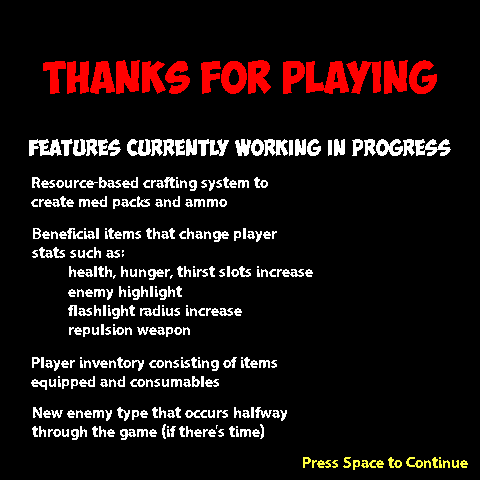
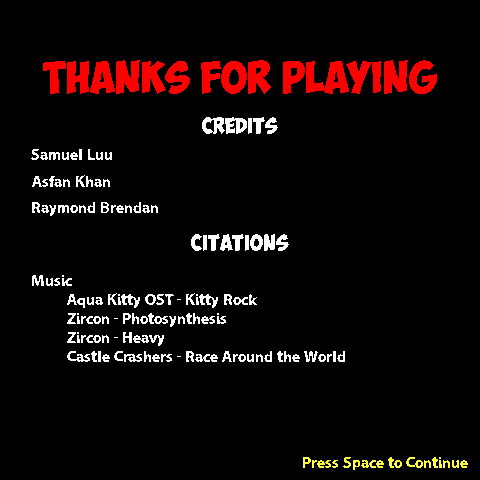
Layers edited between the first and the second 480px x 480px image:
removed layer "New enemy type that occurs halfway through the game (if there's" over [32, 407, 287, 440]
added layer "Music Aqua Kitty OST - Kitty Rock Zircon - Photosynthesis Zi" above "Raymond Brendan" over [32, 275, 345, 362]
renamed "Player inventory consisting of items equipped and consumables" to "Raymond Brendan", painted on it over [31, 202, 277, 390]
renamed "Beneficial items that change player stats such as: health, hun" to "Asfan Khan", painted on it over [32, 175, 313, 337]
renamed "Resource-based crafting system to create med packs and ammo" to "Samuel Luu", painted on it over [31, 149, 268, 209]
added layer "CITATIONS" above "CREDITS" over [191, 234, 289, 251]
renamed "features currently working in progress" to "CREDITS", painted on it over [29, 117, 451, 156]
